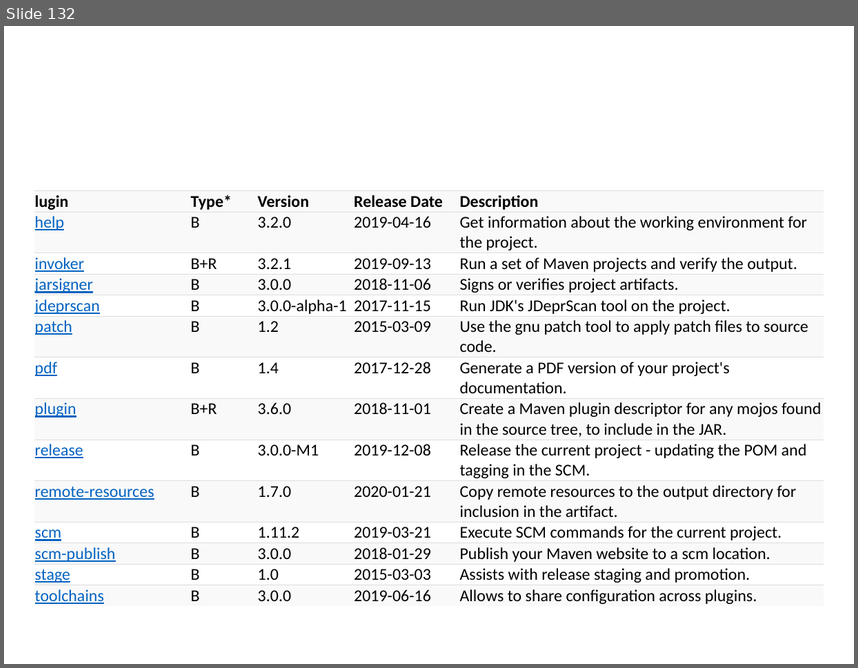
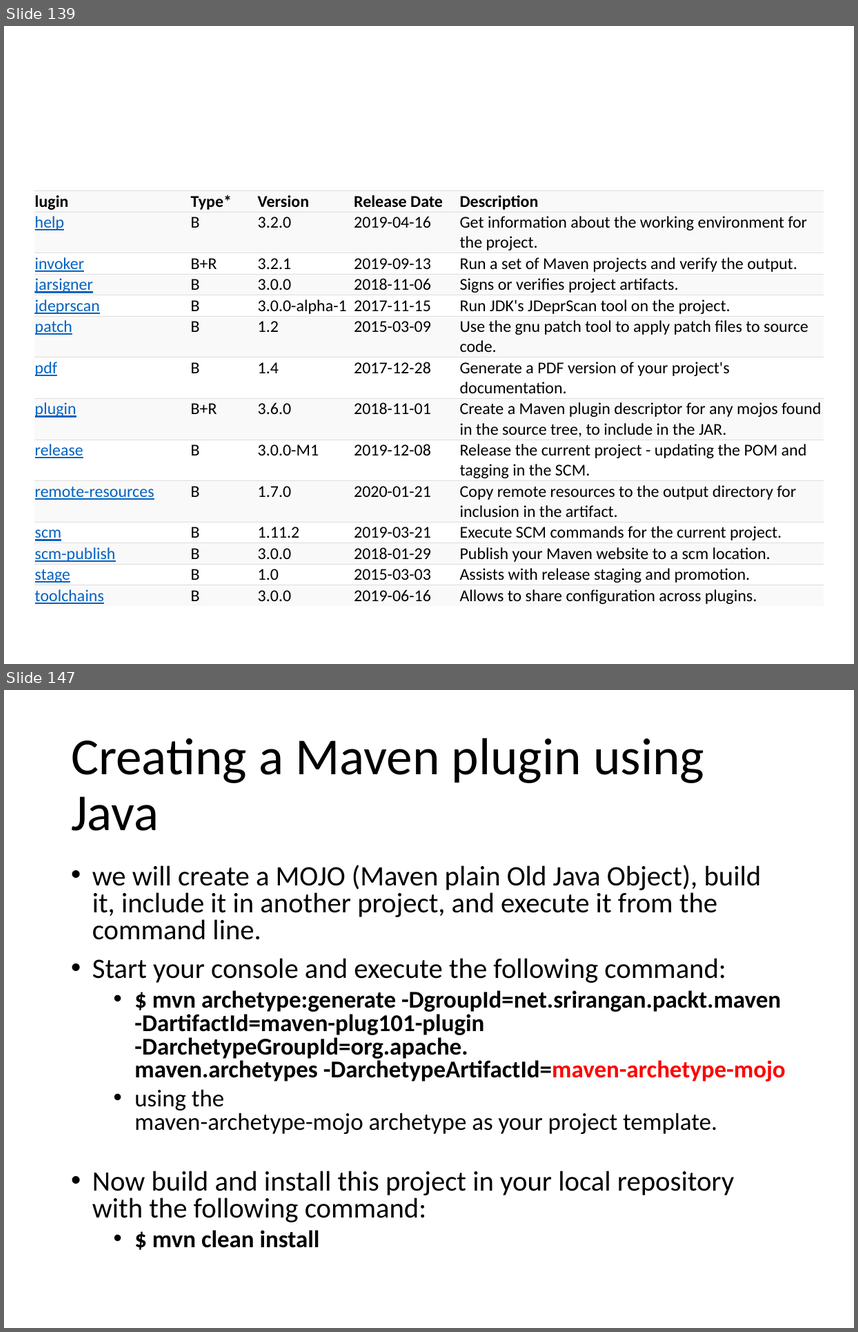
Before and after one commit to lawren43/mytest-repo, a slide deck: test-maven/doc/20191023-Maven Tutorial.pptx. Shown one above the other, each under a label of ours: slide 132 before the commit, slides 139 and 147 after it; the slides between them are not shown. The pictures are 858x668 and 858x1332 pixels, drawn with LibreOffice and Linux fonts; fonts in the diff are those of the drawing. Boxes give left, top, right and bottom in pixels: in the first picture for what was removed or moved away, otherwise in the second. Text is boxed around its words. In the diff, an @@ line names an element or a change of style, - is before the commit and + after.

```diff
--- a/test-maven/doc/20191023-Maven Tutorial.pptx
+++ b/test-maven/doc/20191023-Maven Tutorial.pptx
@@ slide 147 added at (x1=4, y1=690, x2=854, y2=1328), background #FFFFFF @@
@@ title added at (x1=71, y1=738, x2=704, y2=831), 44 pt, text #000000 @@
+Creating a Maven plugin using Java
@@ text added at (x1=92, y1=865, x2=786, y2=1248), 20.4 pt, text #000000 @@
+• we will create a MOJO (Maven plain Old Java Object), build it, include it in another project, and execute it from the command line.
+• Start your console and execute the following command:
+  • $ mvn archetype:generate -DgroupId=net.srirangan.packt.maven
+    -DartifactId=maven-plug101-plugin -DarchetypeGroupId=org.apache.
+    maven.archetypes -DarchetypeArtifactId=maven-archetype-mojo
+  • using the
+    maven-archetype-mojo archetype as your project template.
+• Now build and install this project in your local repository with the following command:
+  • $ mvn clean install
@@ what was slide 132 is now slide 139 @@
```
Also in this commit, not shown: 3 slides changed, 22 other slides added, 4 other files.
